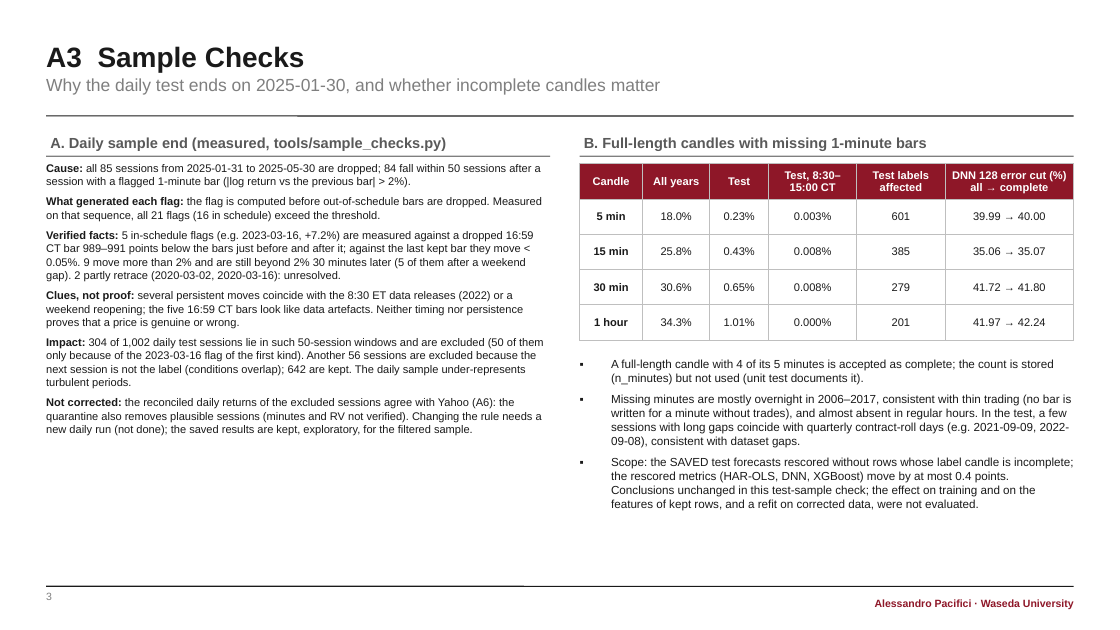
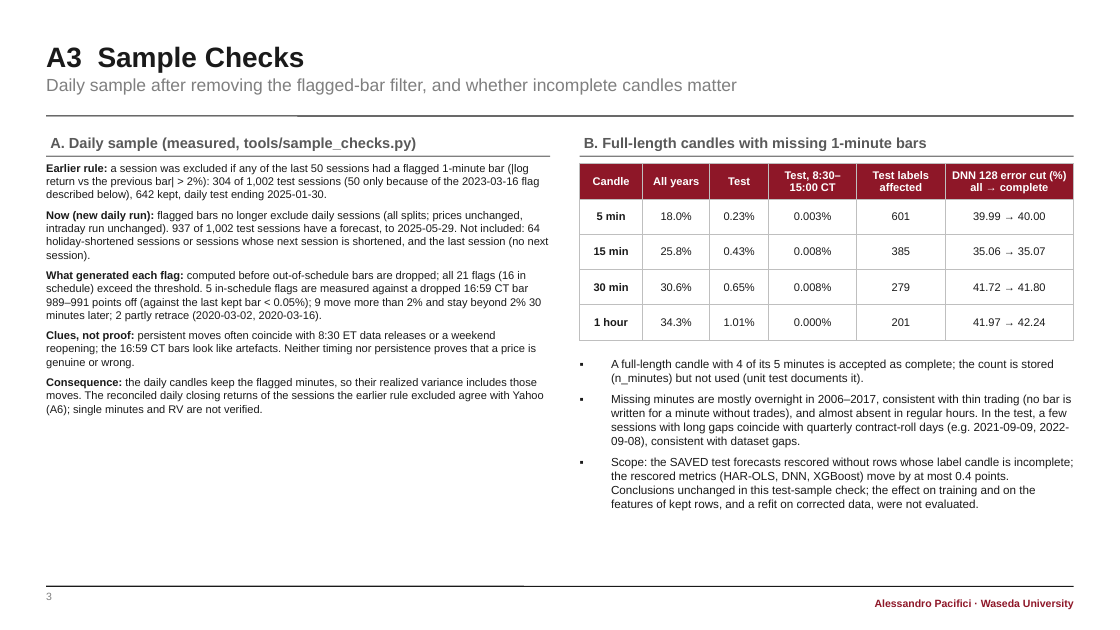
Before and after one commit to Paciooo/Project_ai_ML_bigdata, a slide deck: slide 3 of presentation/NASDAQ_multitarget_appendix.pptx. Drawn at 1120x630 pixels with LibreOffice and Linux fonts; fonts in the diff are those of the drawing. Boxes give left, top, right and bottom in pixels: in the first picture for what was removed or moved away, otherwise in the second. Text is boxed around its words. In the diff, an @@ line names an element or a change of style, - is before the commit and + after.

```diff
--- a/presentation/NASDAQ_multitarget_appendix.pptx
+++ b/presentation/NASDAQ_multitarget_appendix.pptx
@@ text at (46, 78, 737, 95): text changed @@
-Why the daily test ends on 2025-01-30, and whether incomplete candles matter
+Daily sample after removing the flagged-bar filter, and whether incomplete candles matter
@@ text at (50, 137, 416, 151): text changed @@
-A. Daily sample end (measured, tools/sample_checks.py)
+A. Daily sample (measured, tools/sample_checks.py)
@@ text at (46, 164, 549, 415): text changed @@
-▪ Cause: all 85 sessions from 2025-01-31 to 2025-05-30 are dropped; 84 fall within 50 sessions after a session with a flagged 1-minute bar (|log return vs the previous bar| > 2%).
-▪ What generated each flag: the flag is computed before out-of-schedule bars are dropped. Measured on that sequence, all 21 flags (16 in schedule) exceed the threshold.
-▪ Verified facts: 5 in-schedule flags (e.g. 2023-03-16, +7.2%) are measured against a dropped 16:59 CT bar 989–991 points below the bars just before and after it; against the last kept bar they move < 0.05%. 9 move more than 2% and are still beyond 2% 30 minutes later (5 of them after a weekend gap). 2 partly retrace (2020-03-02, 2020-03-16): unresolved.
-▪ Clues, not proof: several persistent moves coincide with the 8:30 ET data releases (2022) or a weekend reopening; the five 16:59 CT bars look like data artefacts. Neither timing nor persistence proves that a price is genuine or wrong.
-▪ Impact: 304 of 1,002 daily test sessions lie in such 50-session windows and are excluded (50 of them only because of the 2023-03-16 flag of the first kind). Another 56 sessions are excluded because the next session is not the label (conditions overlap); 642 are kept. The daily sample under-represents turbulent periods.
-▪ Not corrected: the reconciled daily returns of the excluded sessions agree with Yahoo (A6): the quarantine also removes plausible sessions (minutes and RV not verified). Changing the rule needs a new daily run (not done); the saved results are kept, exploratory, for the filtered sample.
+▪ Earlier rule: a session was excluded if any of the last 50 sessions had a flagged 1-minute bar (|log return vs the previous bar| > 2%): 304 of 1,002 test sessions (50 only because of the 2023-03-16 flag described below), 642 kept, daily test ending 2025-01-30.
+▪ Now (new daily run): flagged bars no longer exclude daily sessions (all splits; prices unchanged, intraday run unchanged). 937 of 1,002 test sessions have a forecast, to 2025-05-29. Not included: 64 holiday-shortened sessions or sessions whose next session is shortened, and the last session (no next session).
+▪ What generated each flag: computed before out-of-schedule bars are dropped; all 21 flags (16 in schedule) exceed the threshold. 5 in-schedule flags are measured against a dropped 16:59 CT bar 989–991 points off (against the last kept bar < 0.05%); 9 move more than 2% and stay beyond 2% 30 minutes later; 2 partly retrace (2020-03-02, 2020-03-16).
+▪ Clues, not proof: persistent moves often coincide with 8:30 ET data releases or a weekend reopening; the 16:59 CT bars look like artefacts. Neither timing nor persistence proves that a price is genuine or wrong.
+▪ Consequence: the daily candles keep the flagged minutes, so their realized variance includes those moves. The reconciled daily closing returns of the sessions the earlier rule excluded agree with Yahoo (A6); single minutes and RV are not verified.
```
Also in this commit, not shown: 4 other slides changed, 34 other files.
